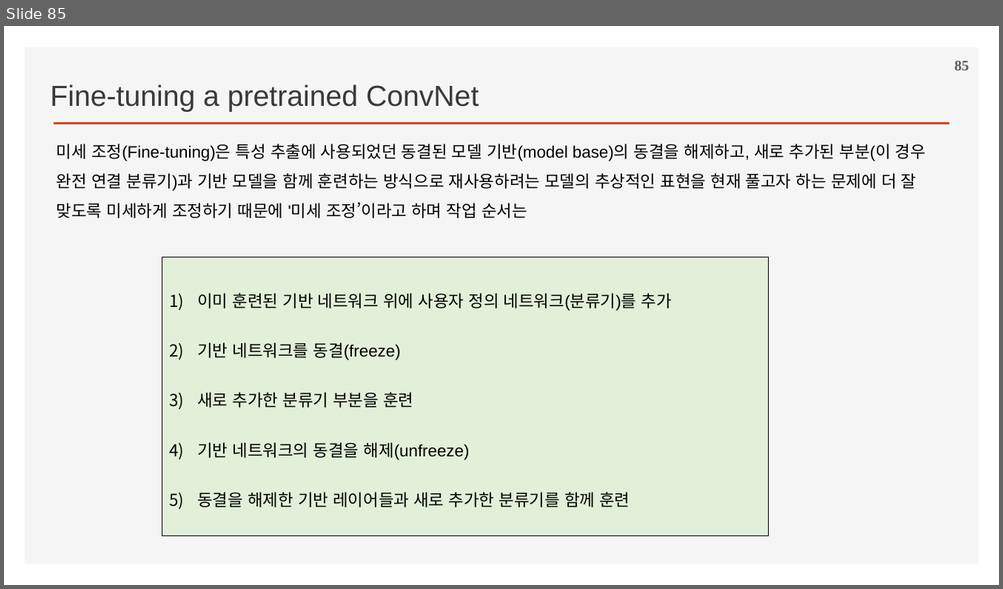
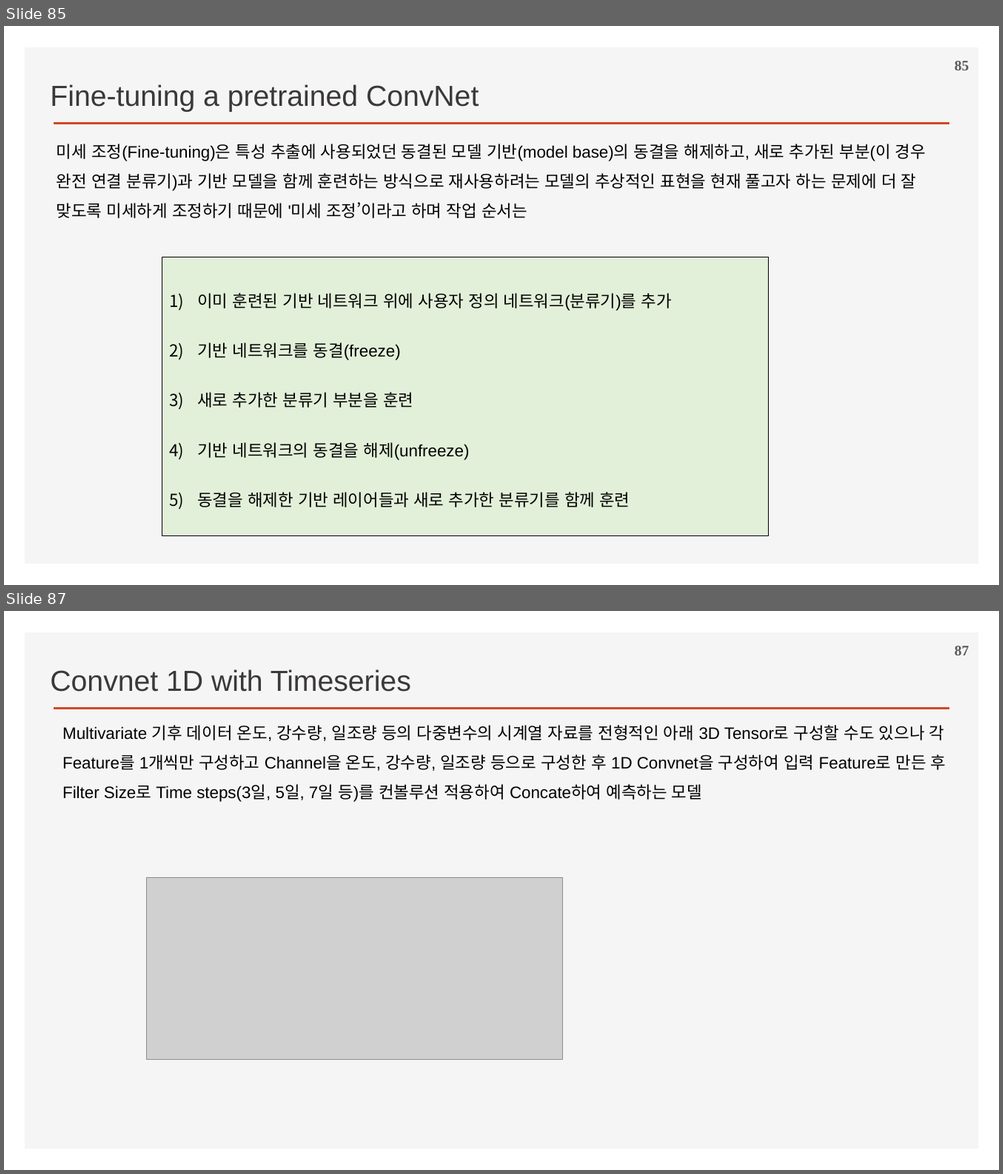
Before and after one commit to ancestor9/2026_Fall_Deep-Learning-with-Python, a slide deck: Chapter 08 Image Classification.pptx. Shown one above the other, each under a label of ours: slide 85 before the commit, slides 85 and 87 after it; the slides between them are not shown. The pictures are 1003x589 and 1003x1174 pixels, drawn with LibreOffice and Linux fonts; fonts in the diff are those of the drawing; grey boxes stand for pictures; background and template pictures are left out. Boxes give left, top, right and bottom in pixels: in the first picture for what was removed or moved away, otherwise in the second. Text is boxed around its words. In the diff, an @@ line names an element or a change of style, - is before the commit and + after.

```diff
--- a/Chapter 08 Image Classification.pptx
+++ b/Chapter 08 Image Classification.pptx
@@ slide 87 added at (4,611,999,1170), background #FFFFFF; not listed: 2 template elements that a slide beside it also shows @@
@@ page number added at (954,646,969,655), 14 pt, text #595959, bold @@
+87
@@ text added at (50,669,411,692), 28 pt, text #3B3838 @@
+Convnet 1D with Timeseries
@@ text added at (62,725,946,802), 16 pt, text #000000 @@
+Multivariate 기후 데이터 온도, 강수량, 일조량 등의 다중변수의 시계열 자료를 전형적인 아래 3D Tensor로 구성할 수도 있으나 각 Feature를 1개씩만 구성하고 Channel을 온도, 강수량, 일조량 등으로 구성한 후 1D Convnet을 구성하여 입력 Feature로 만든 후 Filter Size로 Time steps(3일, 5일, 7일 등)를 컨볼루션 적용하여 Concate하여 예측하는 모델
@@ picture added at (147,877,563,1060) @@
```
Also in this commit, not shown: 4 other slides added.
